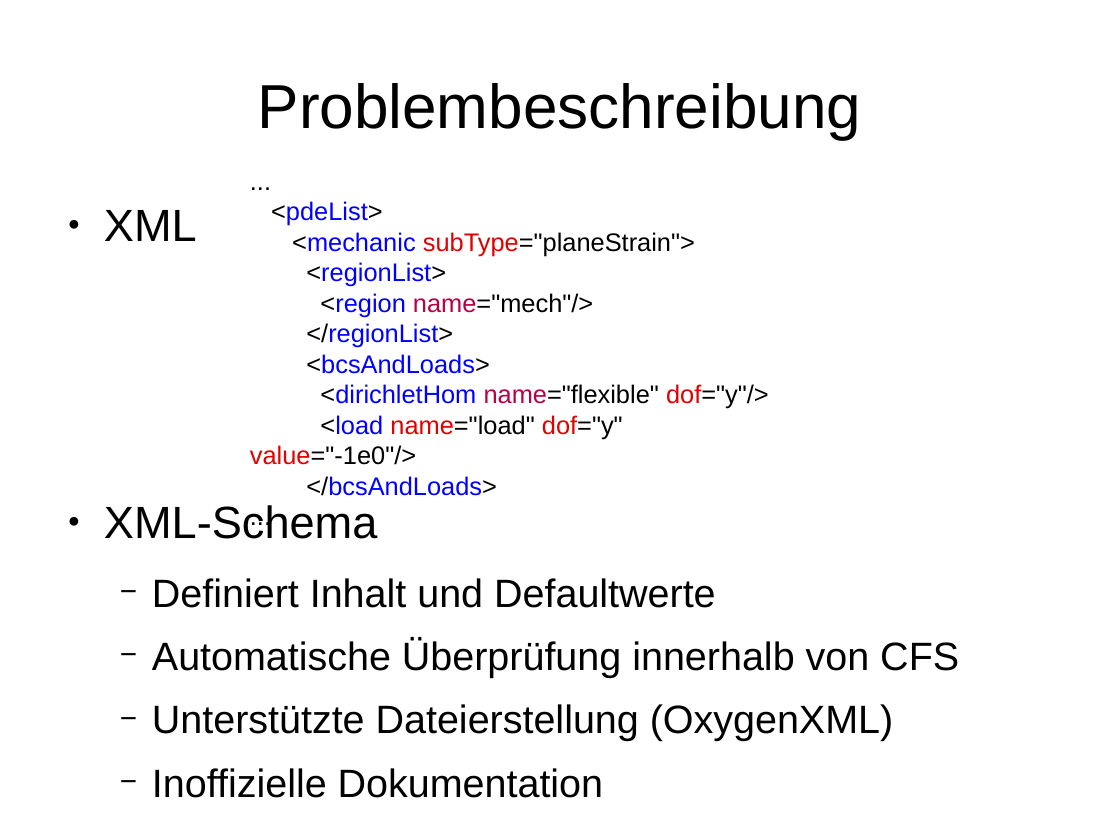
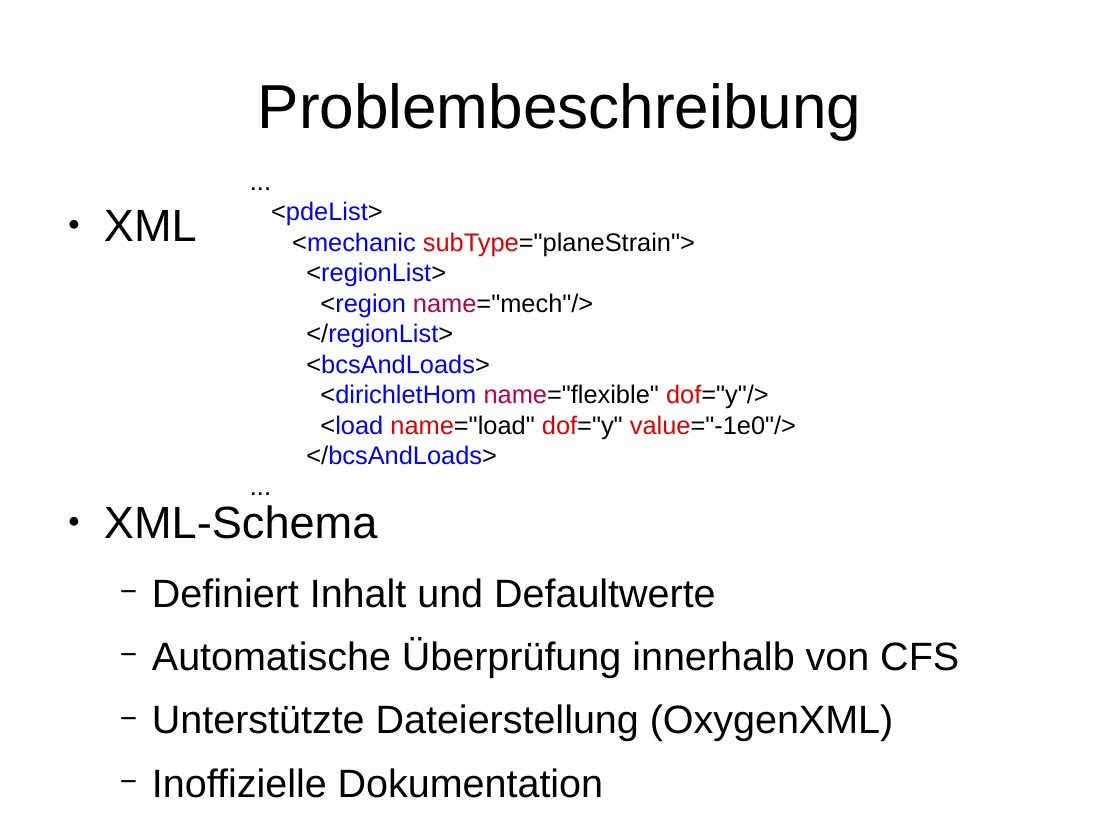
Before and after one commit to openCFS/cfs, a slide deck: slide 7 of Doc/developer/AddDoc/technical_ovv/cfs_technical.odp. Drawn at 1120x840 pixels with LibreOffice and Linux fonts; fonts in the diff are those of the drawing. Boxes give left, top, right and bottom in pixels: in the first picture for what was removed or moved away, otherwise in the second. Text is boxed around its words. In the diff, an @@ line names an element or a change of style, - is before the commit and + after.

```diff
--- a/Doc/developer/AddDoc/technical_ovv/cfs_technical.odp
+++ b/Doc/developer/AddDoc/technical_ovv/cfs_technical.odp
@@ text "..." rewrapped from (250,201,769,496) to (271,201,796,465) @@
```
Also in this commit, not shown: 2 other slides changed.
